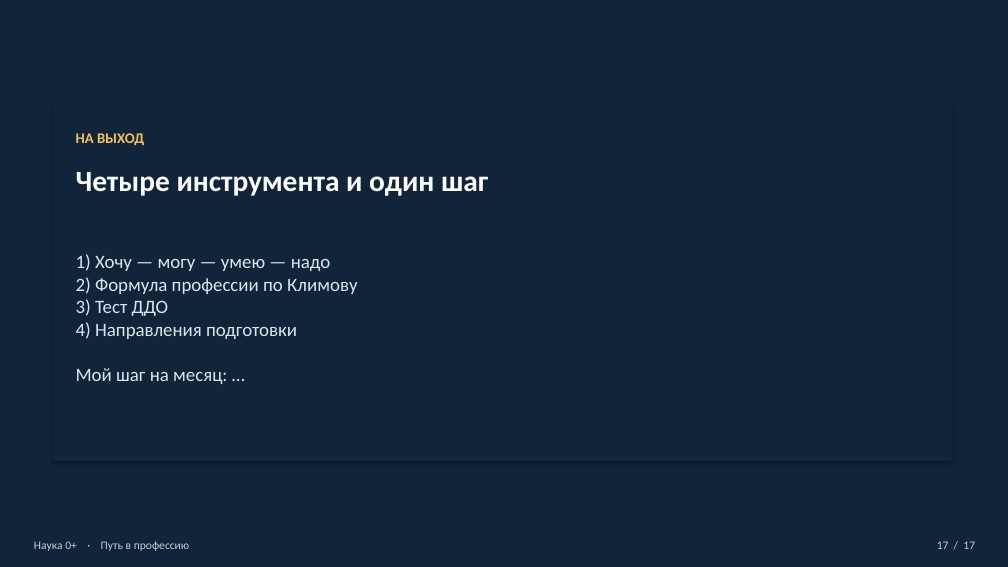
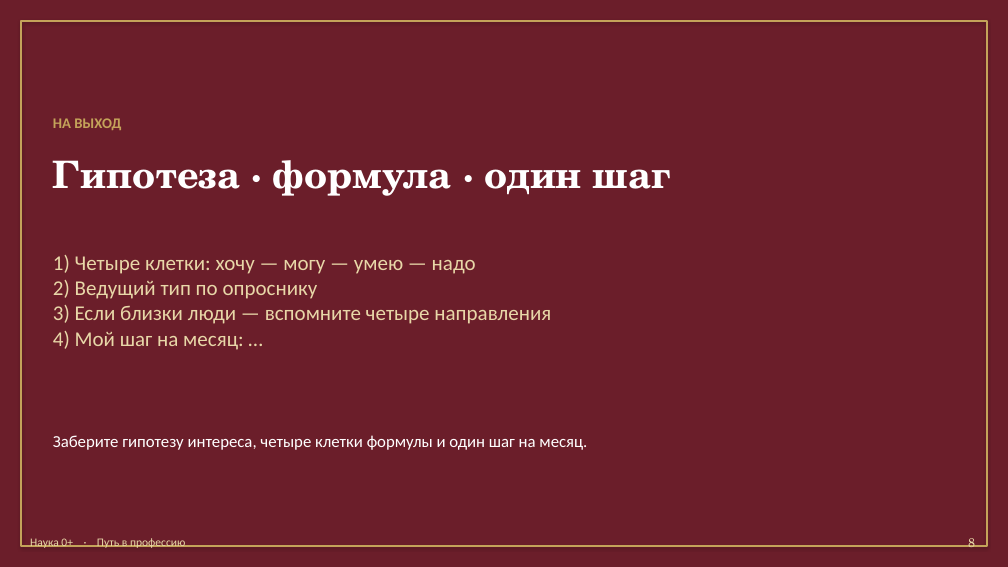
Before and after one commit to Sema917/-tourism, a slide deck: slide 8 of materials/Путь_в_профессию_презентация_60_минут.pptx (slide 17 before the commit). Drawn at 1008x567 pixels with LibreOffice and Linux fonts; fonts in the diff are those of the drawing; background and template pictures are left out; a plain dark background stands for a picture behind light text. Boxes give left, top, right and bottom in pixels: in the first picture for what was removed or moved away, otherwise in the second. Text is boxed around its words. In the diff, an @@ line names an element or a change of style, - is before the commit and + after.

```diff
--- a/materials/Путь_в_профессию_презентация_60_минут.pptx
+++ b/materials/Путь_в_профессию_презентация_60_минут.pptx
@@ background picture (left out) to #FFFFFF @@
@@ rectangle at [0,0,1008,567]: fill #10243A to #6B1E2A @@
@@ rectangle: place and size @@
-rectangle at [53,106,953,461]
+rectangle at [21,21,987,546]
@@ rectangle at [21,21,987,546]: fill #10243A to none; outline none to #C4A35A 1.5 pt @@
@@ text "НА ВЫХОД": place and size @@
-text "НА ВЫХОД" at [76,133,144,146]
+text "НА ВЫХОД" at [53,118,121,130]
@@ text "НА ВЫХОД" at [53,118,121,130]: text colour #F3C15B to #C4A35A @@
@@ text at [53,160,671,196]: text changed; size 28 to 36 pt; font Calibri to TeX Gyre Schola @@
-Четыре инструмента и один шаг
+Гипотеза · формула · один шаг
@@ text at [53,255,551,350]: text changed; size 18 to 20 pt; text colour #D8E6EE to #E8D7A8 @@
-1) Хочу — могу — умею — надо
-2) Формула профессии по Климову
-3) Тест ДДО
-4) Направления подготовки
-Мой шаг на месяц: …
+1) Четыре клетки: хочу — могу — умею — надо
+2) Ведущий тип по опроснику
+3) Если близки люди — вспомните четыре направления
+4) Мой шаг на месяц: …
@@ text added at [53,435,587,450], 16 pt, text #FFFFFF @@
+Заберите гипотезу интереса, четыре клетки формулы и один шаг на месяц.
@@ text "Наука 0+ · Путь в ..." at [30,538,185,548]: text colour #C5D0D6 to #E8D7A8 @@
@@ text added at [968,538,975,547], 12 pt, text #E8D7A8 @@
+8
@@ text removed at [937,541,975,549] @@
-17 / 17
```
Also in this commit, not shown: 5 other slides changed, 2 slides added, 11 slides removed, 10 other files.
